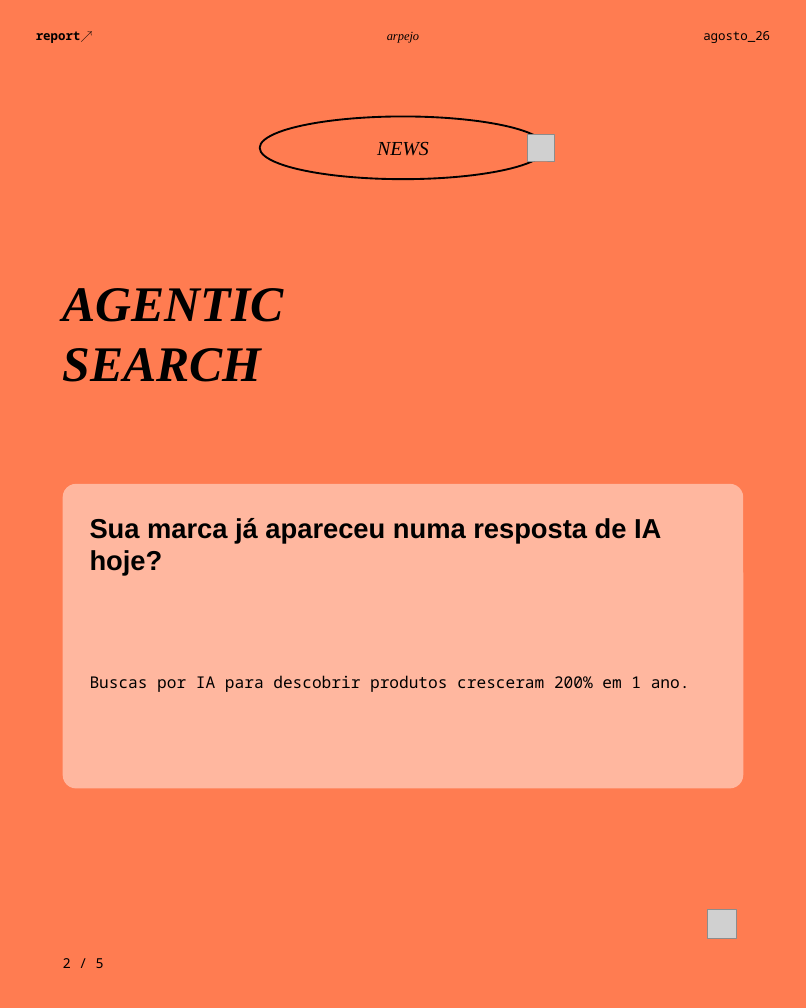
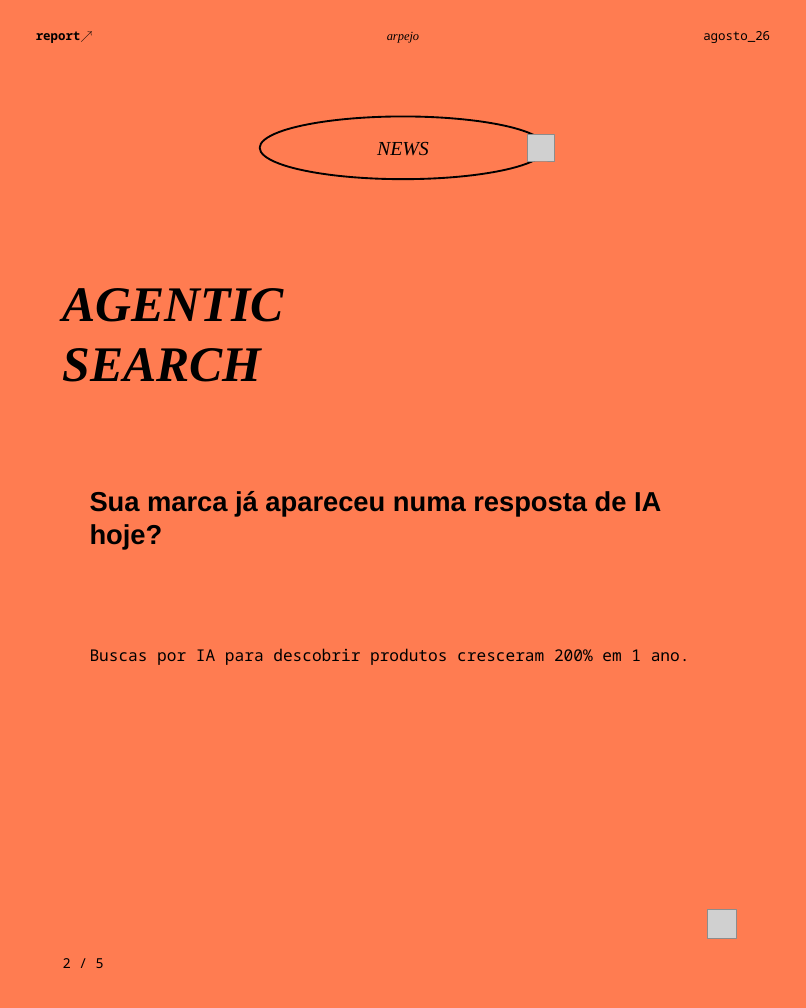
Before and after one commit to BiancaSchwanke/data-manipulation-exercises, a slide deck: slide 3 of entregas-agosto26/carrossel-instagram-agosto26.pptx. Drawn at 806x1008 pixels with LibreOffice and Linux fonts; fonts in the diff are those of the drawing; grey boxes stand for pictures. Boxes give left, top, right and bottom in pixels: in the first picture for what was removed or moved away, otherwise in the second. Text is boxed around its words. In the diff, an @@ line names an element or a change of style, - is before the commit and + after.

```diff
--- a/entregas-agosto26/carrossel-instagram-agosto26.pptx
+++ b/entregas-agosto26/carrossel-instagram-agosto26.pptx
@@ rounded rectangle removed at [63,484,743,788] @@
@@ text "Sua marca já apareceu numa ...": place and size @@
-text "Sua marca já apareceu numa ..." at [90,518,661,576]
+text "Sua marca já apareceu numa ..." at [90,491,661,549]
@@ text "Buscas por IA para descobrir ...": place and size @@
-text "Buscas por IA para descobrir ..." at [90,675,690,692]
+text "Buscas por IA para descobrir ..." at [90,648,690,665]
```
Also in this commit, not shown: 4 other slides changed, 1 other file.
